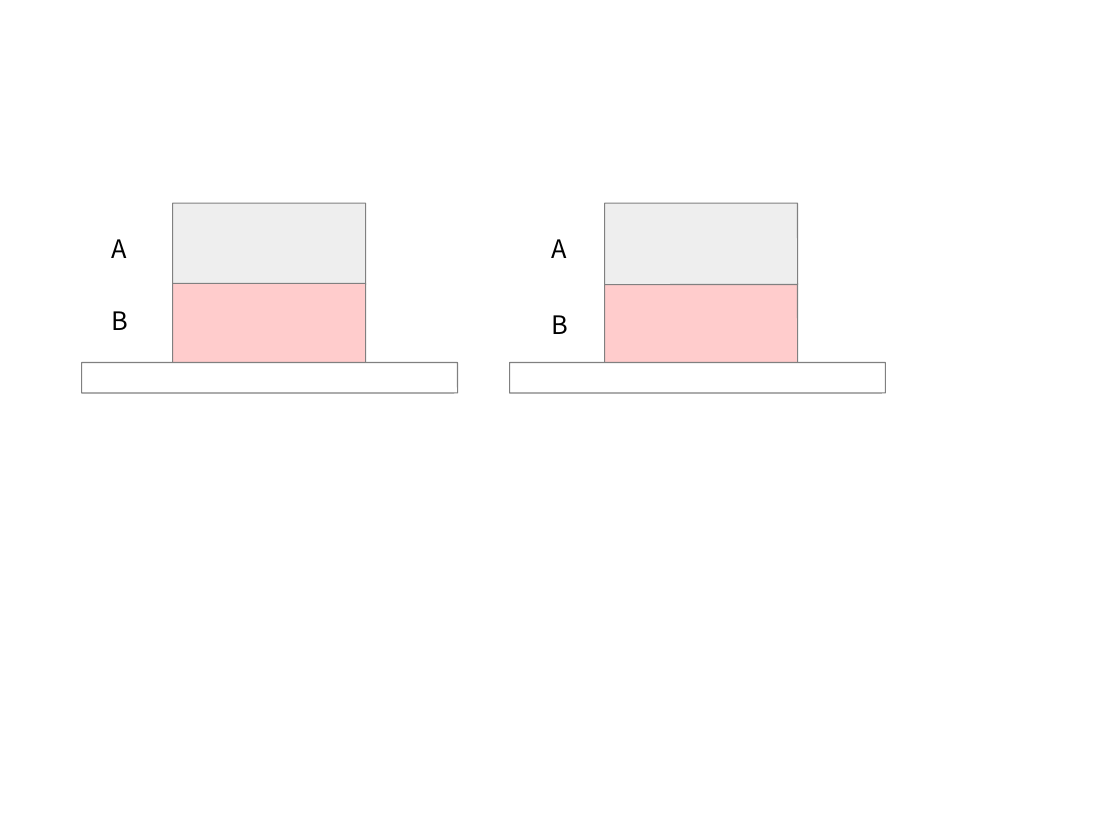
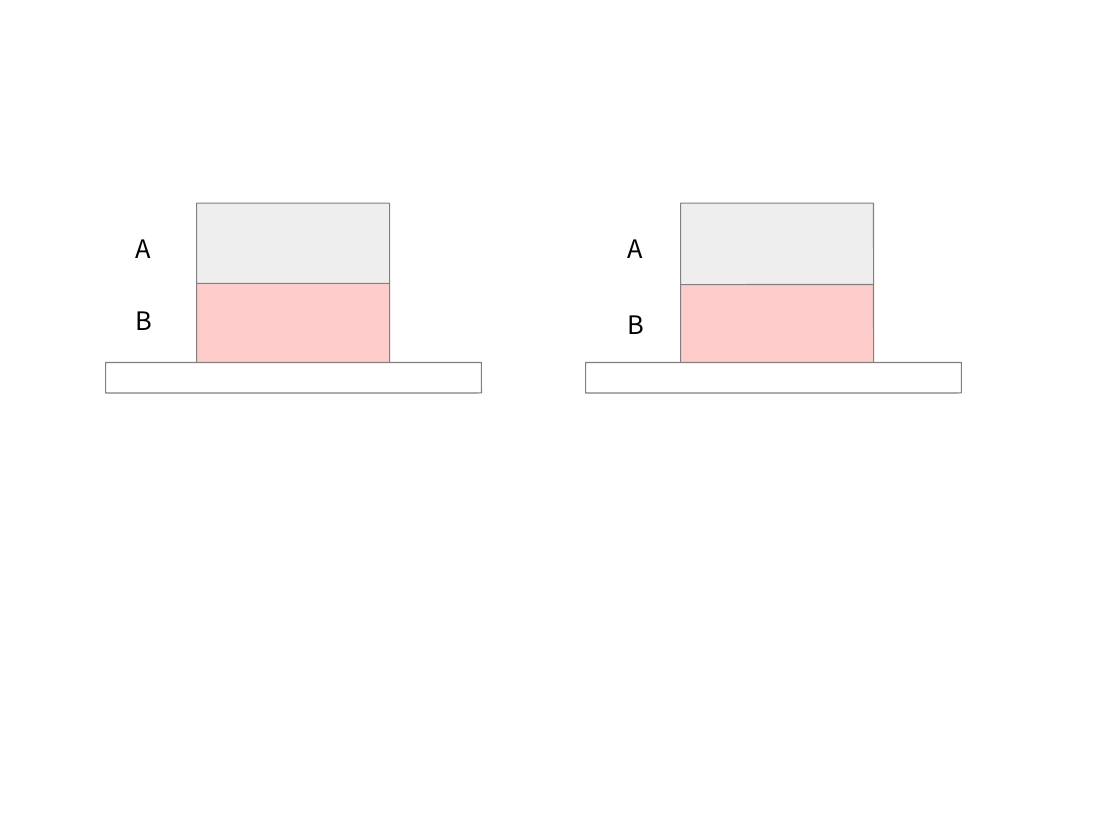
Before and after one commit to ericzhang/english-math, a slide deck: slide 7 of physics/grade-8-下/8下物理人教版-unit-7-力.ppt. Drawn at 1120x840 pixels with LibreOffice and Linux fonts; fonts in the diff are those of the drawing. Boxes give left, top, right and bottom in pixels: in the first picture for what was removed or moved away, otherwise in the second. Text is boxed around its words. In the diff, an @@ line names an element or a change of style, - is before the commit and + after.

```diff
--- a/physics/grade-8-下/8下物理人教版-unit-7-力.ppt
+++ b/physics/grade-8-下/8下物理人教版-unit-7-力.ppt
@@ 3 rounded rectangles, 2 texts: place and size @@
-3 rounded rectangles, 2 texts at [510, 203, 886, 393]
+3 rounded rectangles, 2 texts at [585, 203, 961, 393]
@@ 3 rounded rectangles, 2 texts: place and size @@
-3 rounded rectangles, 2 texts at [81, 203, 457, 393]
+3 rounded rectangles, 2 texts at [106, 203, 482, 393]
```
Also in this commit, not shown: 2 other files.
